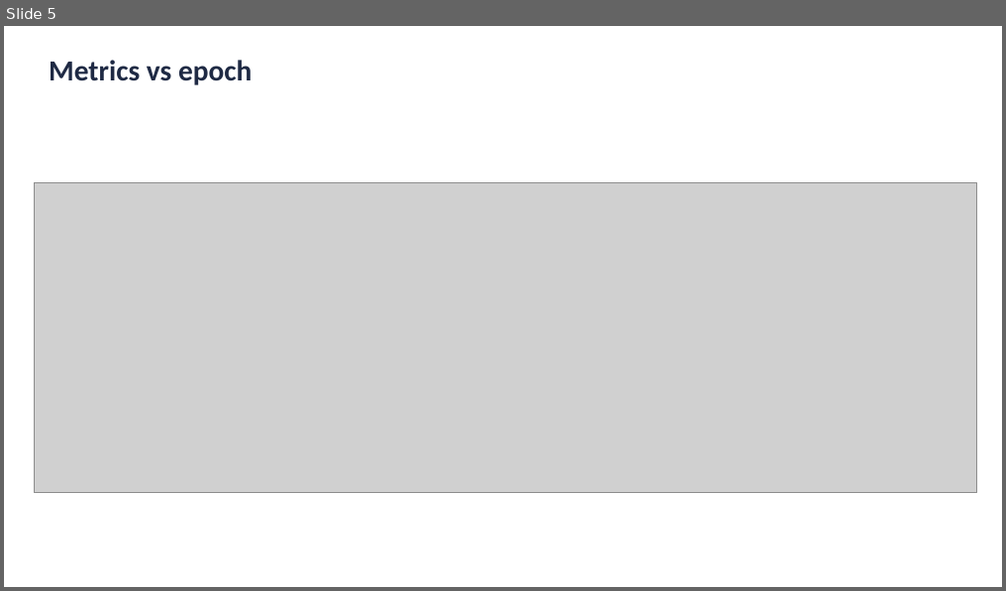
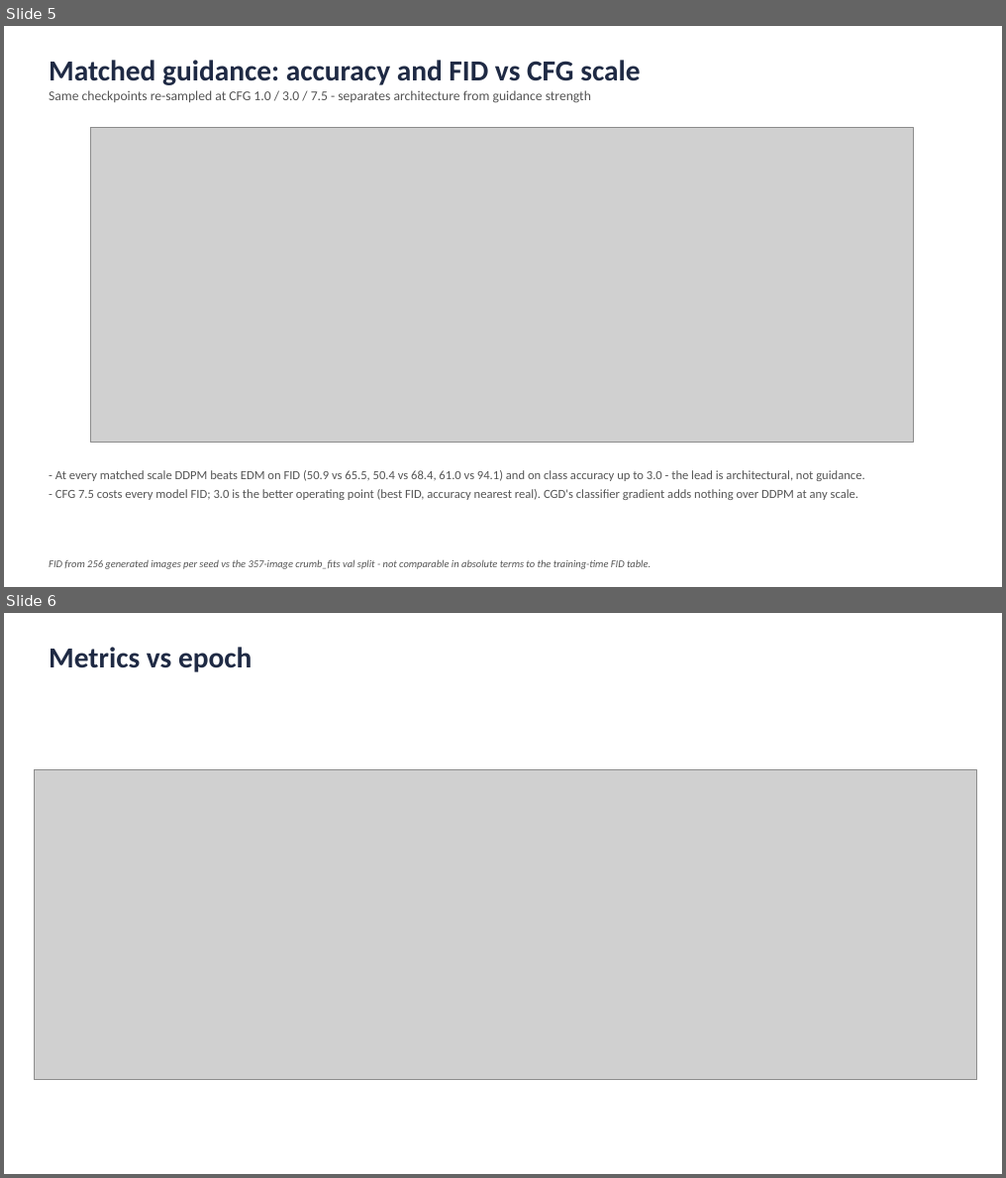
Before and after one commit to bevanslabbert/pid-radast, a slide deck: classifier-guided-physics-informed-diffusion/EDM_baseline_comparison.pptx. Shown one above the other, each under a label of ours: slide 5 before the commit, slides 5 and 6 after it. The pictures are 1006x591 and 1006x1178 pixels, drawn with LibreOffice and Linux fonts; fonts in the diff are those of the drawing; grey boxes stand for pictures. Boxes give left, top, right and bottom in pixels: in the first picture for what was removed or moved away, otherwise in the second. Text is boxed around its words. In the diff, an @@ line names an element or a change of style, - is before the commit and + after.

```diff
--- a/classifier-guided-physics-informed-diffusion/EDM_baseline_comparison.pptx
+++ b/classifier-guided-physics-informed-diffusion/EDM_baseline_comparison.pptx
@@ slide 5 added at (4, 26, 1002, 587), background #FFFFFF @@
@@ text added at (49, 60, 640, 103), 13 pt, text #555555 @@
+Matched guidance: accuracy and FID vs CFG scale
+Same checkpoints re-sampled at CFG 1.0 / 3.0 / 7.5 - separates architecture from guidance strength
@@ picture added at (90, 127, 914, 443) @@
@@ text added at (55, 471, 864, 500), 12 pt, text #555555 @@
+- At every matched scale DDPM beats EDM on FID (50.9 vs 65.5, 50.4 vs 68.4, 61.0 vs 94.1) and on class accuracy up to 3.0 - the lead is architectural, not guidance.
+- CFG 7.5 costs every model FID; 3.0 is the better operating point (best FID, accuracy nearest real). CGD's classifier gradient adds nothing over DDPM at any scale.
@@ text added at (49, 560, 650, 570), 10 pt, text #555555, italic @@
+FID from 256 generated images per seed vs the 357-image crumb_fits val split - not comparable in absolute terms to the training-time FID table.
@@ what was slide 5 is now slide 6 @@
```
Also in this commit, not shown: 1 slide changed, 7 other files.
